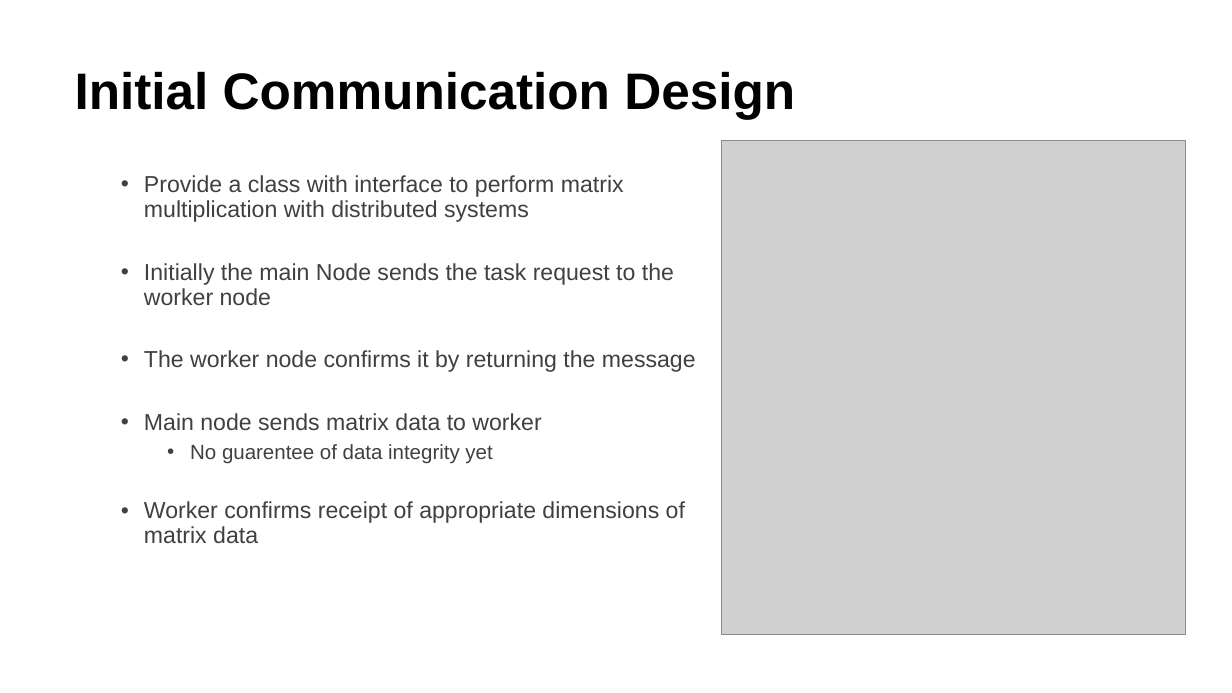
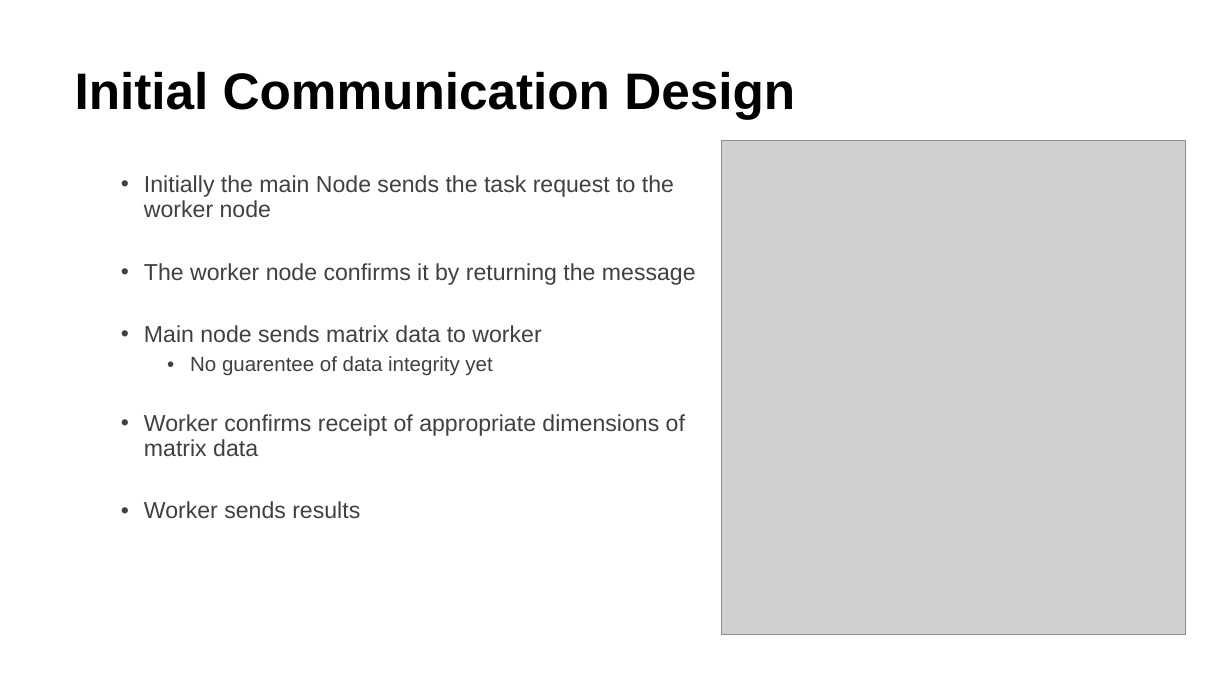
Before and after one commit to Nachiket27p/DistributedOffloading, a slide deck: slide 4 of proposal/presentation/midProject.pptx. Drawn at 1232x693 pixels with LibreOffice and Linux fonts; fonts in the diff are those of the drawing; grey boxes stand for pictures. Boxes give left, top, right and bottom in pixels: in the first picture for what was removed or moved away, otherwise in the second. Text is boxed around its words. In the diff, an @@ line names an element or a change of style, - is before the commit and + after.

Commit message:
created class to hander workers. Need to test.

```diff
--- a/proposal/presentation/midProject.pptx
+++ b/proposal/presentation/midProject.pptx
@@ text at (x1=144, y1=175, x2=624, y2=222): paragraph removed @@
-  • Provide a class with interface to perform matrix multiplication with distributed systems
@@ text at (x1=144, y1=501, x2=360, y2=518): paragraph added @@
+  • Worker sends results
```
Also in this commit, not shown: 6 other slides changed, 1 slide added, 1 other file.
